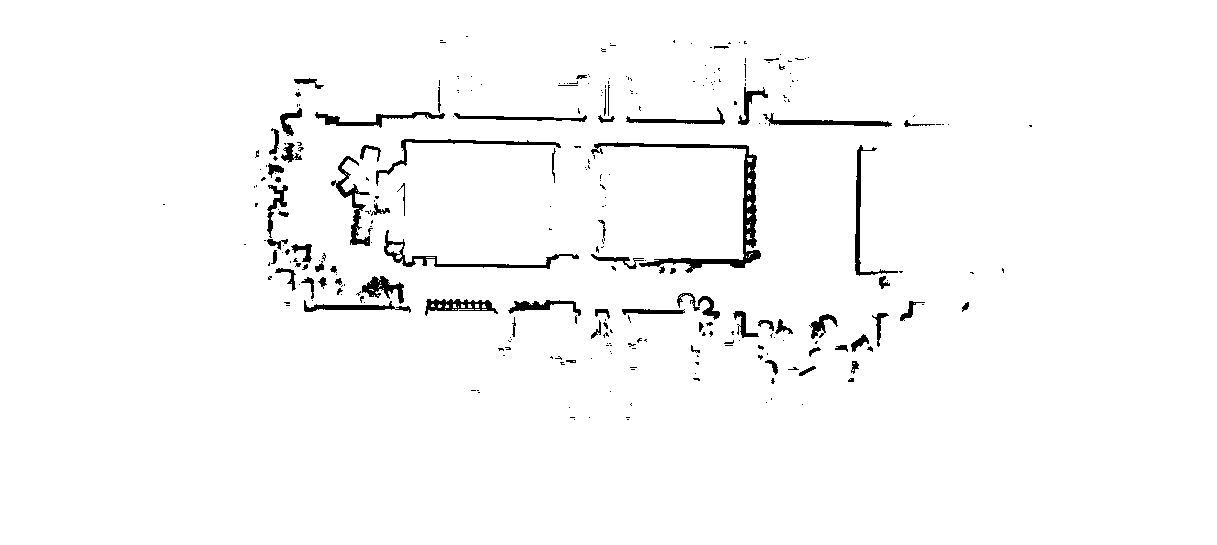
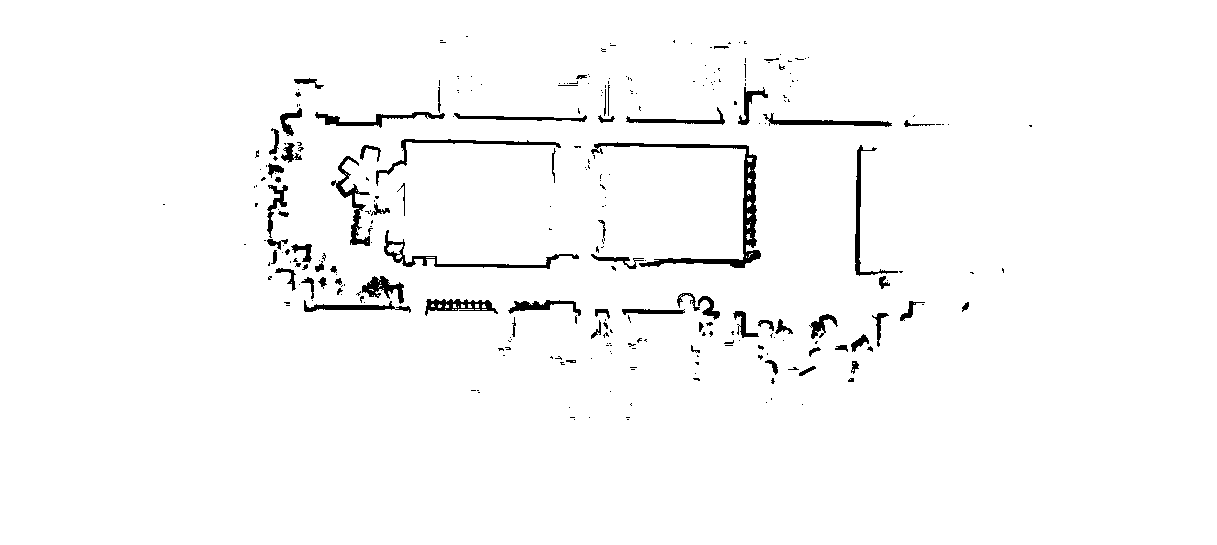
Layer changes from the first (1217, 545) image to the second:
painted on "lasermap_new.png" over [659,263,703,274]
